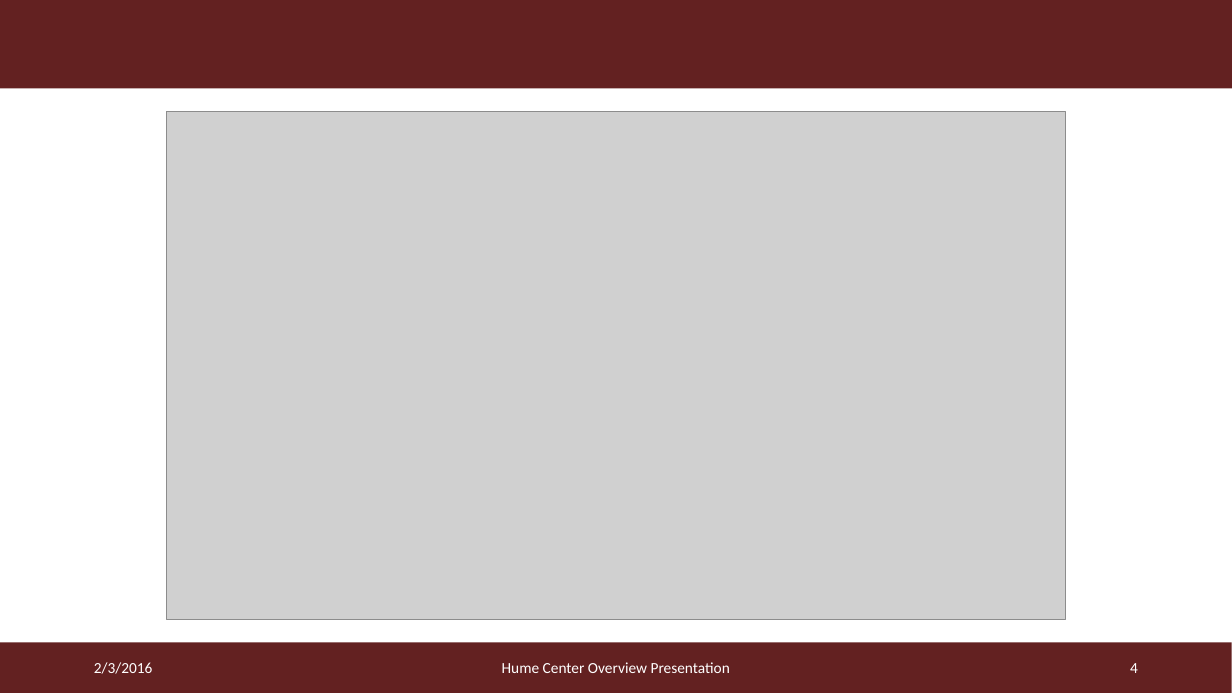
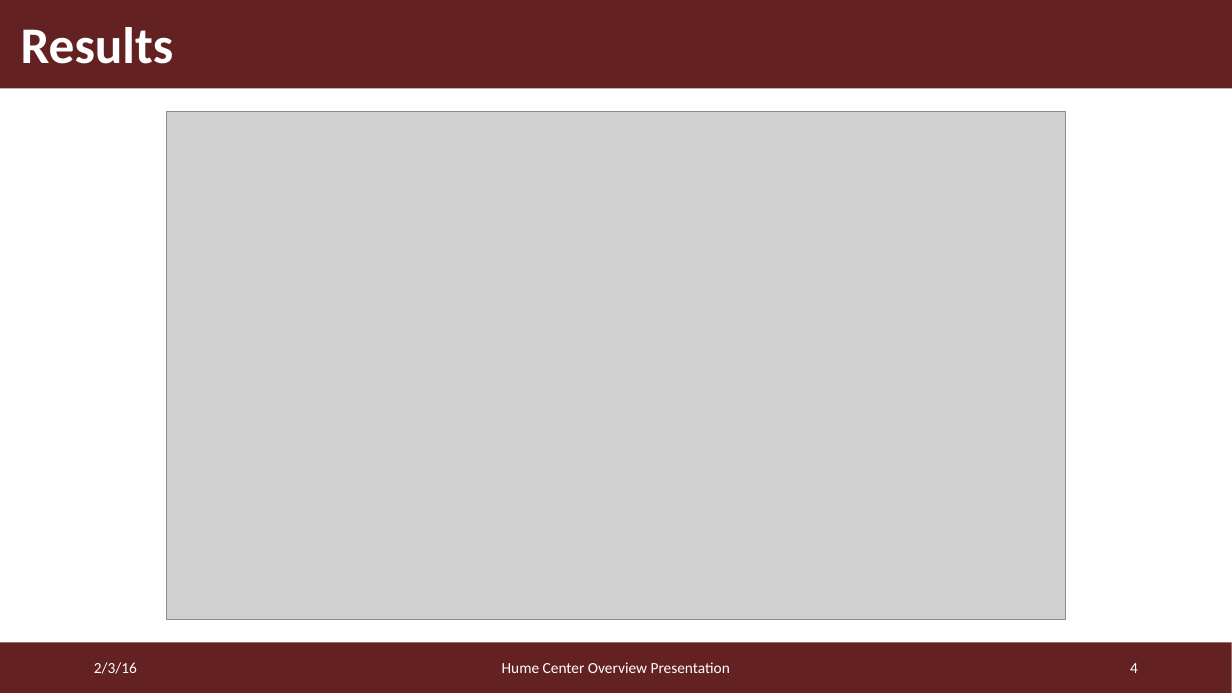
Before and after one commit to kmfrost/EmailPaper, a slide deck: slide 4 of MILCOM_abstract.pptx. Drawn at 1232x693 pixels with LibreOffice and Linux fonts; fonts in the diff are those of the drawing; grey boxes stand for pictures; background and template pictures are left out. Boxes give left, top, right and bottom in pixels: in the first picture for what was removed or moved away, otherwise in the second. Text is boxed around its words. In the diff, an @@ line names an element or a change of style, - is before the commit and + after.

```diff
--- a/MILCOM_abstract.pptx
+++ b/MILCOM_abstract.pptx
@@ title added at box(21, 27, 174, 64), 40 pt, text #FFFFFF, bold @@
+Results
@@ text at box(94, 662, 137, 674): text changed @@
-2/3/2016
+2/3/16
```
Also in this commit, not shown: 5 other slides changed, 3 other files.
